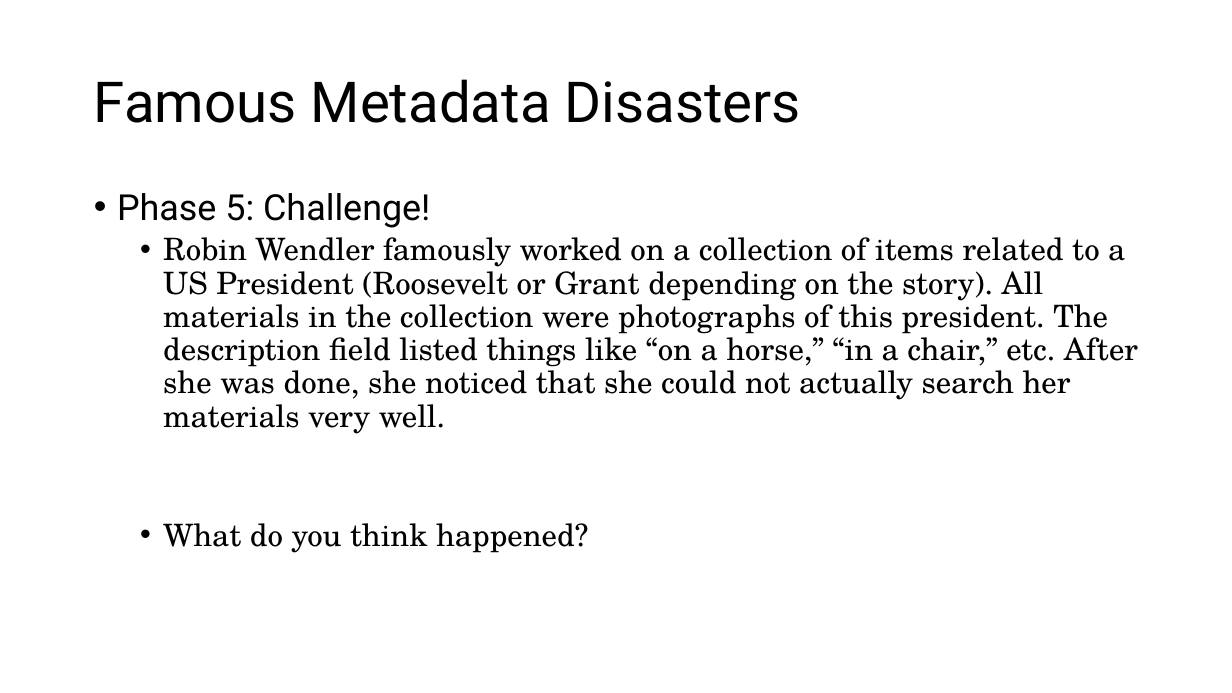
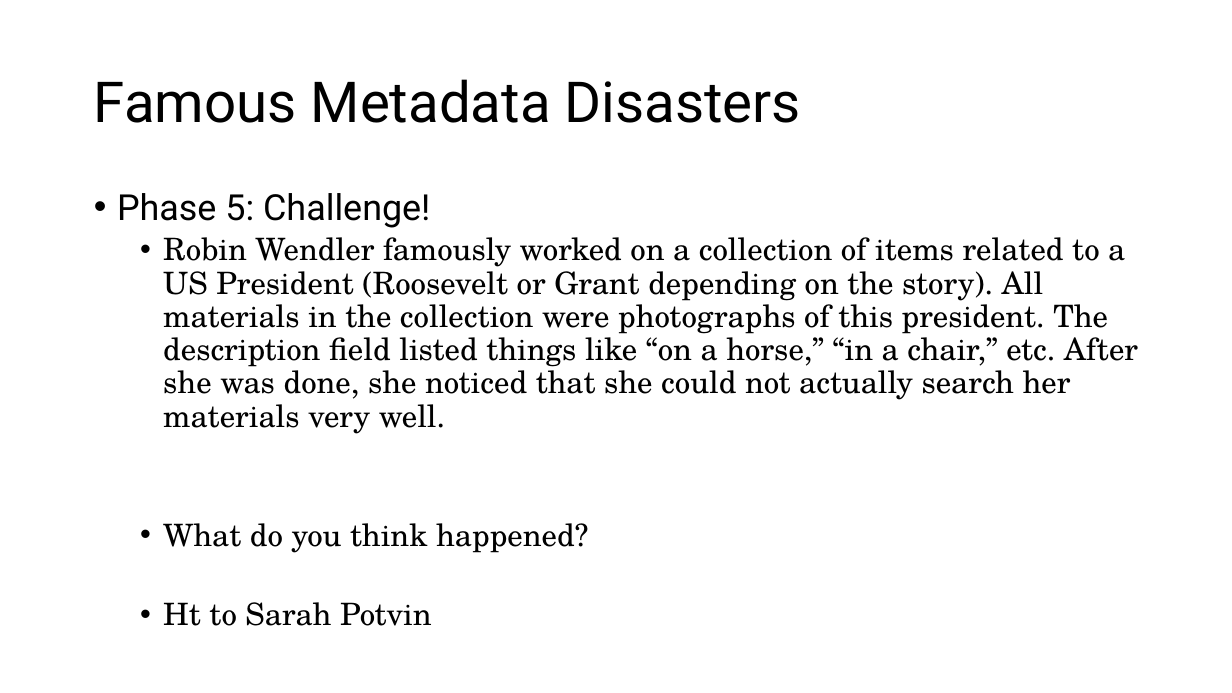
Before and after one commit to walshbr/data-for-the-rest-of-us, a slide deck: slide 19 of resources/week-3/description.pptx. Drawn at 1232x693 pixels with LibreOffice and Linux fonts; fonts in the diff are those of the drawing. Boxes give left, top, right and bottom in pixels: in the first picture for what was removed or moved away, otherwise in the second. Text is boxed around its words. In the diff, an @@ line names an element or a change of style, - is before the commit and + after.

```diff
--- a/resources/week-3/description.pptx
+++ b/resources/week-3/description.pptx
@@ text at (163, 602, 432, 626): paragraph added @@
+  • Ht to Sarah Potvin
```
Also in this commit, not shown: 1 other slide changed.
